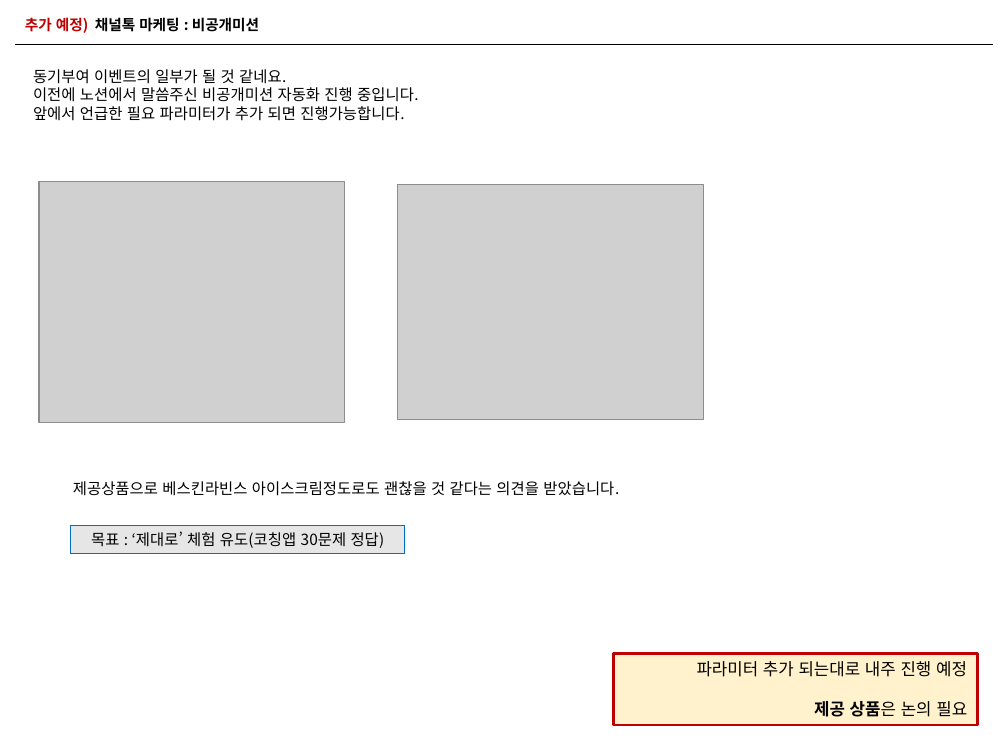
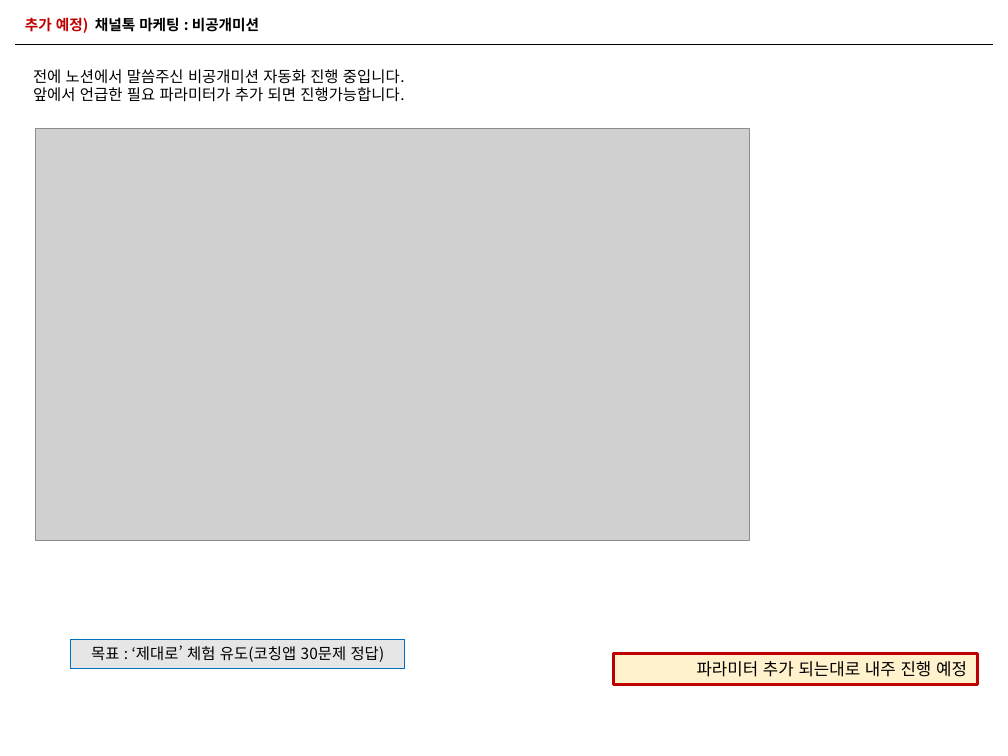
Before and after one commit to naxvinci/marketing, a slide deck: slide 9 of 업무보고0101.pptx. Drawn at 1008x756 pixels with LibreOffice and Linux fonts; fonts in the diff are those of the drawing; grey boxes stand for pictures. Boxes give left, top, right and bottom in pixels: in the first picture for what was removed or moved away, otherwise in the second. Text is boxed around its words. In the diff, an @@ line names an element or a change of style, - is before the commit and + after.

```diff
--- a/업무보고0101.pptx
+++ b/업무보고0101.pptx
@@ text at [33, 69, 405, 84]: text changed @@
-동기부여 이벤트의 일부가 될 것 같네요.
-이전에 노션에서 말씀주신 비공개미션 자동화 진행 중입니다.
+전에 노션에서 말씀주신 비공개미션 자동화 진행 중입니다.
@@ picture added at [35, 129, 749, 541] @@
@@ picture removed at [39, 181, 345, 422] @@
@@ picture removed at [398, 184, 704, 419] @@
@@ text removed at [73, 481, 619, 496] @@
-제공상품으로 베스킨라빈스 아이스크림정도로도 괜찮을 것 같다는 의견을 받았습니다.
@@ rectangle "목표 : ‘제대로’ 체험 유도(코칭앱 ...": place and size @@
-rectangle "목표 : ‘제대로’ 체험 유도(코칭앱 ..." at [71, 525, 404, 554]
+rectangle "목표 : ‘제대로’ 체험 유도(코칭앱 ..." at [71, 639, 404, 668]
@@ rectangle "파라미터 추가 되는대로 내주 진행 ...": place and size @@
-rectangle "파라미터 추가 되는대로 내주 진행 ..." at [614, 654, 978, 726]
+rectangle "파라미터 추가 되는대로 내주 진행 ..." at [614, 654, 978, 684]
@@ text in rectangle at [814, 701, 967, 717]: paragraph removed @@
-제공 상품은 논의 필요
```
Also in this commit, not shown: 1 other slide changed, 1 slide added, 2 other files.
